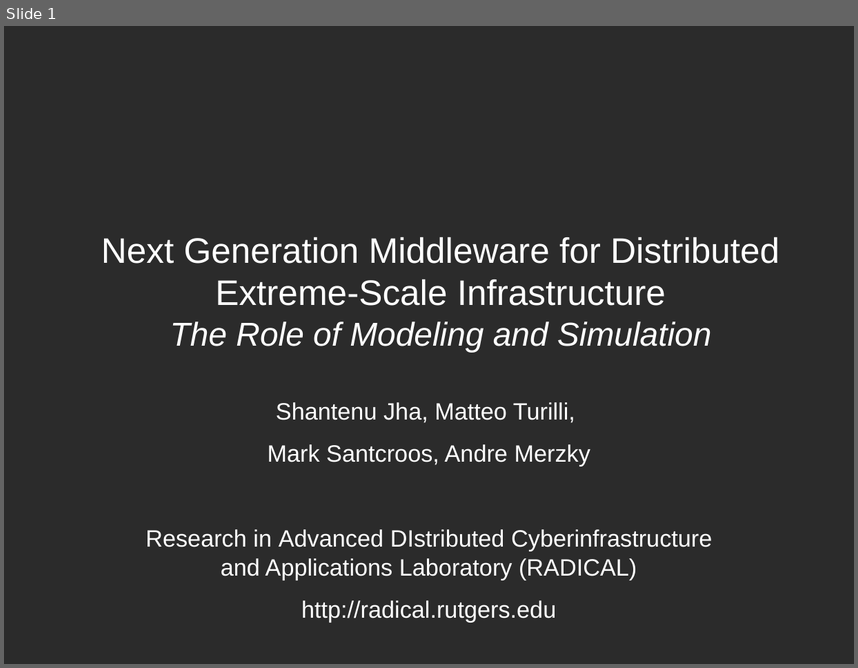
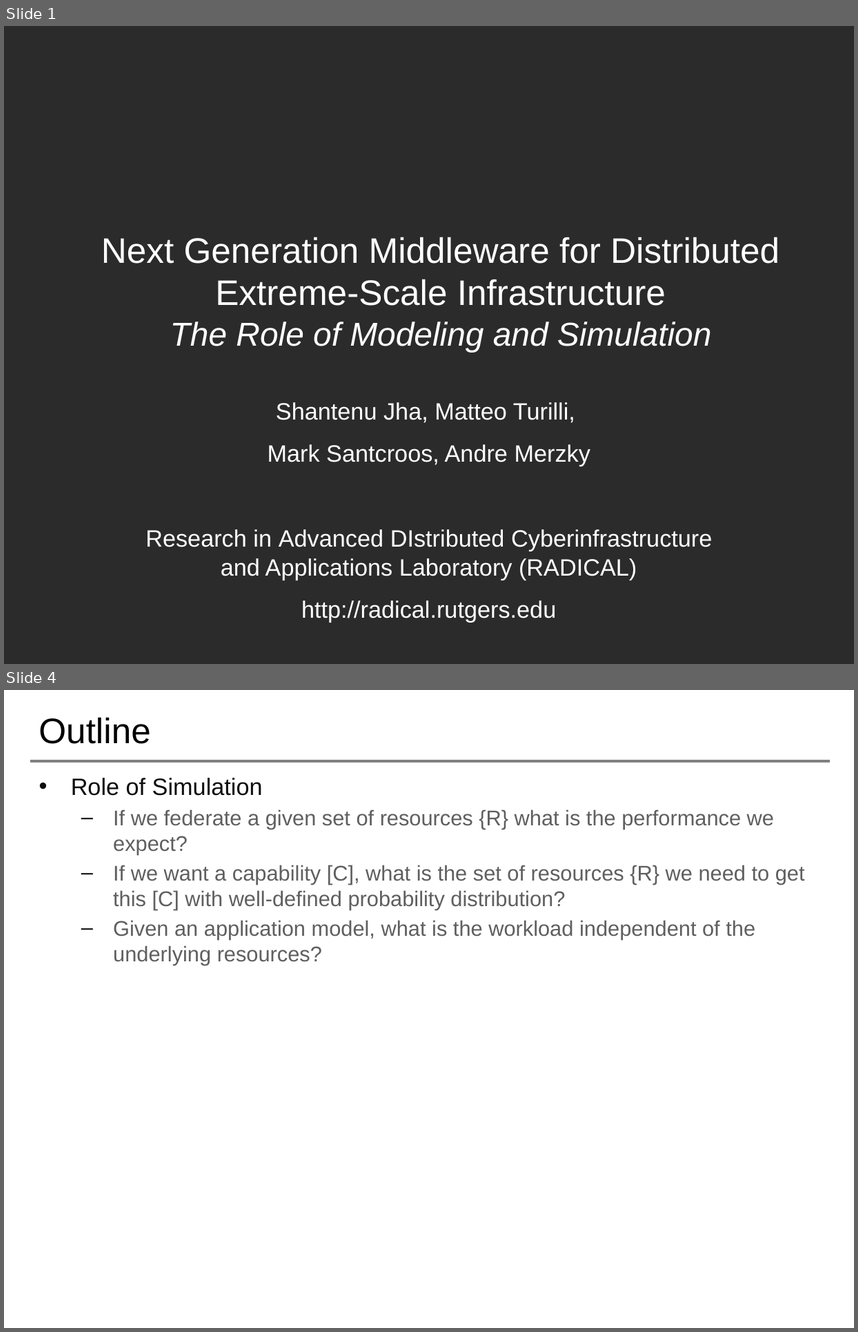
Before and after one commit to saga-project/NGMW, a slide deck: presentations/radical-modsim.pptx. Shown one above the other, each under a label of ours: slide 1 before the commit, slides 1 and 4 after it; the slides between them are not shown. The pictures are 858x668 and 858x1332 pixels, drawn with LibreOffice and Linux fonts; fonts in the diff are those of the drawing; background and template pictures are left out; a plain dark background stands for a picture behind light text. Boxes give left, top, right and bottom in pixels: in the first picture for what was removed or moved away, otherwise in the second. Text is boxed around its words. In the diff, an @@ line names an element or a change of style, - is before the commit and + after.

```diff
--- a/presentations/radical-modsim.pptx
+++ b/presentations/radical-modsim.pptx
@@ slide 4 added at (4, 690, 854, 1328), background #FFFFFF @@
@@ title added at (38, 717, 150, 744), 30 pt, text #000000 @@
+Outline
@@ line added from (30, 761) to (829, 761), #808080 2 pt @@
@@ text added at (71, 778, 805, 965), 18 pt, text #5F5F5F @@
+• Role of Simulation
+  – If we federate a given set of resources {R} what is the performance we expect?
+  – If we want a capability [C], what is the set of resources {R} we need to get this [C] with well-defined probability distribution?
+  – Given an application model, what is the workload independent of the underlying resources?
```
Also in this commit, not shown: 2 slides changed, 9 other slides added.
